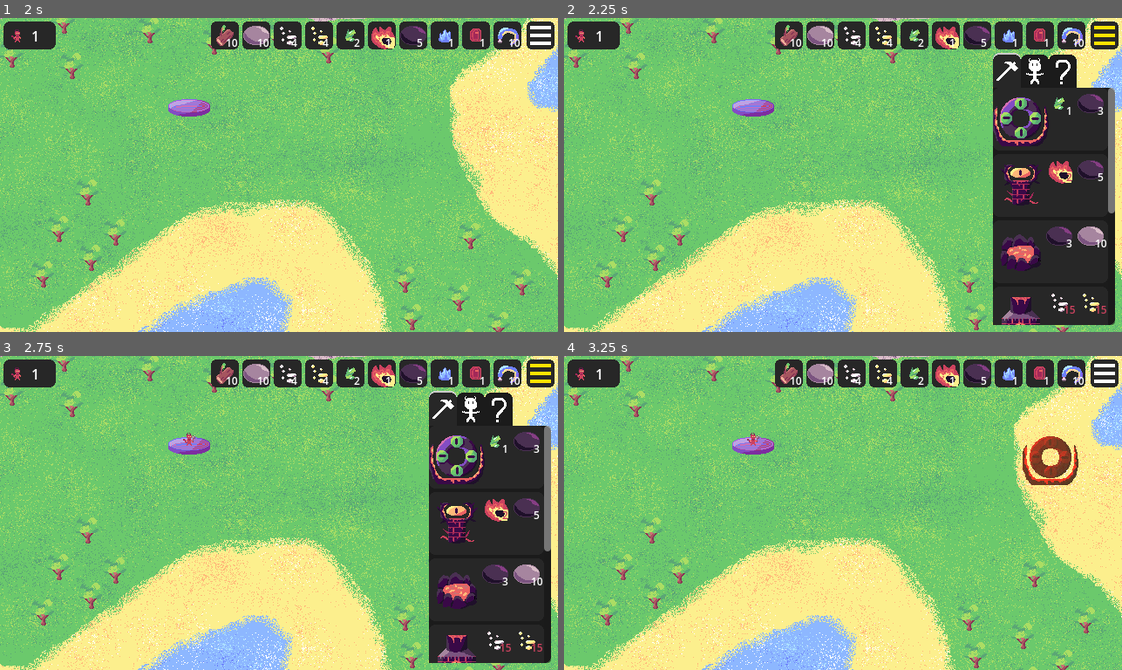
Above: before the commit, frames 1-4 (two rows, left to right).
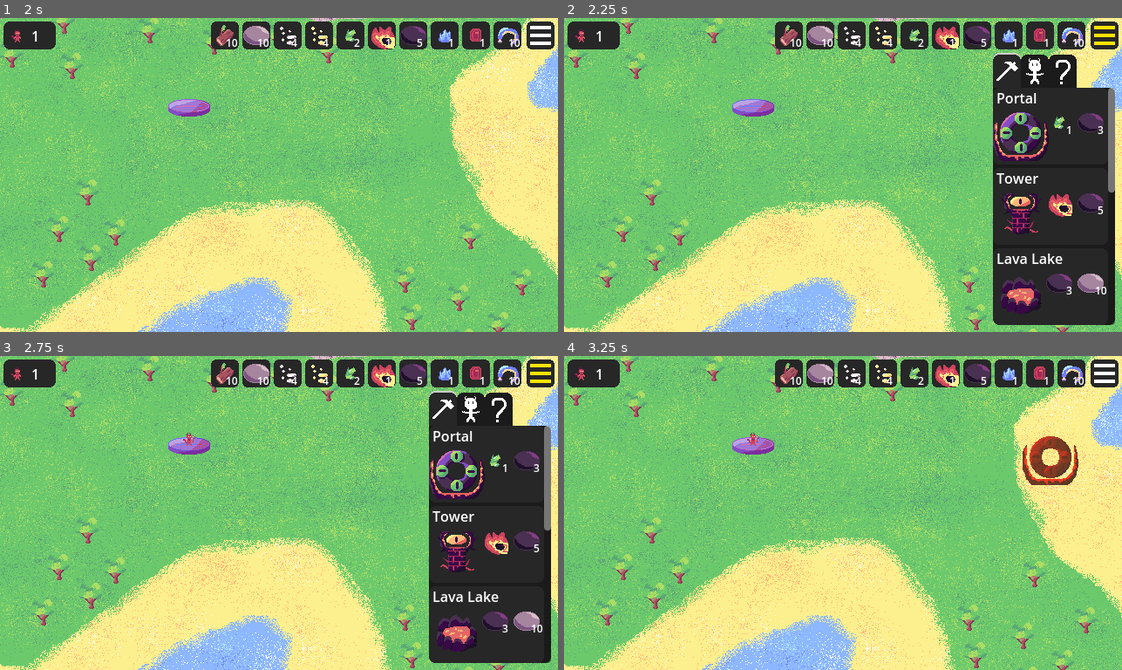
Above: after the commit, the same moments.

Repository: shamotte/monster-monastery
Game: Godot game, scene res://scenes/menu.tscn
Two runs of this game, one before a commit and one after it. Both use one fixed random seed, a clock stepped at 60 frames per second and the inputs below. Sound files missing from this copy of the repository are replaced by a short silence.
Inputs (mouse positions are in pixels of both pictures, inside the frame that each line leads up to):
- Up to frame 1 (2 s): click "START GAME" at 0.5 s; move the mouse to (401, 159) at 1.27 s; click (401, 159) at 1.35 s
- Up to frame 2 (2.25 s): click (1105, 36) at 2 s
- Up to frame 3 (2.75 s): no input
- Up to frame 4 (3.25 s): click (1049, 456) at 2.77 s

Frame 1 is identical in both runs. In frame 2, 6.2% of the frame differs, in the area x 76-99%, y 23-98%; in frame 3, 6.2%; in frame 4, nothing differs.

Commit message:
Slot visual changes

Diff:
--- a/interface/building_slot.tscn
+++ b/interface/building_slot.tscn
@@ -28,7 +28,7 @@
 Button/styles/pressed = SubResource("StyleBoxFlat_p86y3")
 
 [node name="BuildingSlot" type="Control"]
-custom_minimum_size = Vector2(140, 72)
+custom_minimum_size = Vector2(140, 88)
 layout_mode = 3
 anchors_preset = 15
 anchor_right = 1.0
@@ -40,27 +40,27 @@
 [node name="Button" type="Button" parent="."]
 layout_mode = 0
 offset_right = 132.0
-offset_bottom = 72.0
+offset_bottom = 88.0
 theme = SubResource("Theme_o0ggn")
 
-[node name="ColorRect" type="ColorRect" parent="."]
-visible = false
-layout_mode = 0
-offset_right = 96.0
-offset_bottom = 72.0
-color = Color(0.152941, 0.152941, 0.152941, 1)
-
 [node name="Building" type="Sprite2D" parent="."]
-position = Vector2(32, 35)
+position = Vector2(32, 52)
 texture = ExtResource("2_a4xef")
 
 [node name="Cost" type="GridContainer" parent="."]
 layout_mode = 0
 offset_left = 60.0
-offset_top = 2.0
+offset_top = 24.0
 offset_right = 124.0
-offset_bottom = 70.0
+offset_bottom = 80.0
 mouse_filter = 2
 columns = 2
 
+[node name="Name" type="Label" parent="."]
+layout_mode = 0
+offset_left = 4.0
+offset_right = 81.0
+offset_bottom = 23.0
+text = "Lava Lake"
+
 [connection signal="pressed" from="Button" to="." method="_on_button_pressed"]
--- a/interface/unit_slot.tscn
+++ b/interface/unit_slot.tscn
@@ -28,7 +28,7 @@
 Button/styles/pressed = SubResource("StyleBoxFlat_p86y3")
 
 [node name="UnitSlot" type="Control"]
-custom_minimum_size = Vector2(140, 40)
+custom_minimum_size = Vector2(140, 64)
 layout_mode = 3
 anchors_preset = 15
 anchor_right = 1.0
@@ -40,20 +40,28 @@
 [node name="Button" type="Button" parent="."]
 layout_mode = 0
 offset_right = 132.0
-offset_bottom = 40.0
+offset_bottom = 64.0
 theme = SubResource("Theme_o0ggn")
 
 [node name="UnitIcon" type="Sprite2D" parent="."]
-position = Vector2(20, 20)
+position = Vector2(24, 40)
 texture = ExtResource("2_d6xo4")
 
 [node name="Cost" type="HBoxContainer" parent="."]
 layout_mode = 0
 offset_left = 36.0
+offset_top = 24.0
 offset_right = 124.0
-offset_bottom = 40.0
+offset_bottom = 64.0
 mouse_filter = 2
 theme_override_constants/separation = 2
 alignment = 2
 
+[node name="Name" type="Label" parent="."]
+layout_mode = 0
+offset_left = 8.0
+offset_right = 48.0
+offset_bottom = 23.0
+text = "Imp"
+
 [connection signal="pressed" from="Button" to="." method="_on_button_pressed"]
--- a/scripts/game.gd
+++ b/scripts/game.gd
@@ -23,17 +23,20 @@
 	for i in Global.buildings:
 		var s = building_slot.instantiate()
 		s.get_node("Building").texture = Global.buildings[i]["sprite"]
+		s.get_node("Name").text = str(Global.buildings[i]["name"])
 		s.building = i
 		for j in range(Global.buildings[i]["resource_type"].size()):
 			var c = building_cost.instantiate()
 			c.get_node("Sprite").texture = Global.resources[Global.buildings[i]["resource_type"][j]]["sprite"]
 			c.get_node("Count").text = str(Global.buildings[i]["resource_cost"][j])
 			s.get_node("Cost").add_child(c)
+
 		$UI/UI/Building/Panel/BuildingsList/GridContainer.add_child(s)
 
 	for i in Global.units:
 		var s = unit_slot.instantiate()
 		s.get_node("UnitIcon").texture = Global.units[i]["sprite"]
+		s.get_node("Name").text = Global.units[i]["name"]
 		s.units = i
 		for j in range(Global.units[i]["resource_type"].size()):
 			var c = building_cost.instantiate()
--- a/scripts/global.gd
+++ b/scripts/global.gd
@@ -126,13 +126,13 @@
 		"recipe" : RECIPES.FOOD1
 	},
 	BUILDINGS.TENTACLESFIELD: {
-		"name": "Tentacles","sprite": preload("res://sprites/Buildings/Tentacles.png"),
+		"name": "Tentacle Field","sprite": preload("res://sprites/Buildings/Tentacles.png"),
 		"resource_type": [RESOURCE.FOOD,RESOURCE.GOLD], "resource_cost": [30,3],
 		"object": preload("res://object/tower.tscn"),
 		"recipe" : RECIPES.FOOD2
 	},
 	BUILDINGS.MONASTERY: {
-		"name": "Tentacles","sprite": preload("res://sprites/Buildings/Monastery.png"),
+		"name": "Monastery","sprite": preload("res://sprites/Buildings/Monastery.png"),
 		"resource_type": [RESOURCE.AMONGIUM,RESOURCE.OBSIDIANUM], "resource_cost": [1,20],
 		"object": preload("res://object/tower.tscn"),
 		"recipe" : RECIPES.AMONGIUM2
@@ -150,7 +150,7 @@
 enum UNIT {SLIME,REDSLIMES,SHROOM,CULTIST,IMP,WENDIGO,CEMON,PYTHONUS,LORD}
 var units = {
 	UNIT.REDSLIMES: {
-		"name" : "Slime", "sprite": preload("res://sprites/Units/slime_red.png"),
+		"name" : "Red Slime", "sprite": preload("res://sprites/Units/slime_red.png"),
 		"toolSprite" : null,
 		"resource_type": [RESOURCE.HELLIUM], "resource_cost": [4],
 		"object": preload("res://object/unit.tscn"),
@@ -159,7 +159,7 @@
 		"cooldown" : 0.1, "fight_range" : 30
 	},
 	UNIT.SLIME: {
-		"name" : "Slime", "sprite": preload("res://sprites/Units/slimebehindtheslaughter.png"),
+		"name" : "Purple Slime", "sprite": preload("res://sprites/Units/slimebehindtheslaughter.png"),
 		"toolSprite" : null,
 		"resource_type": [RESOURCE.WOOD], "resource_cost": [4],
 		"object": preload("res://object/unit.tscn"),
